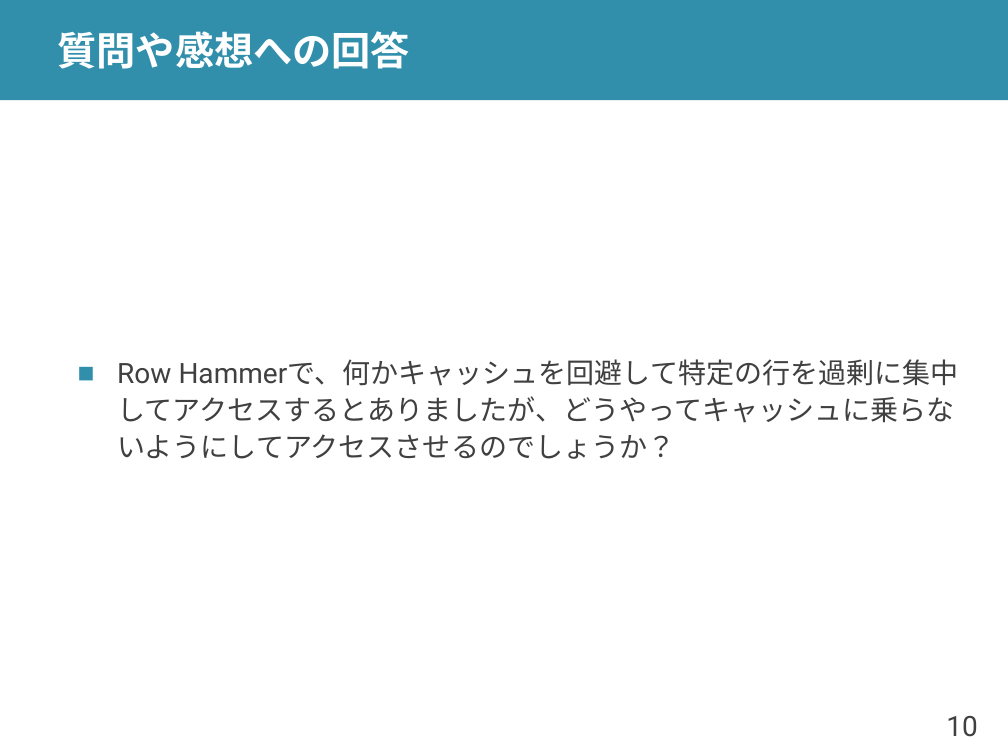
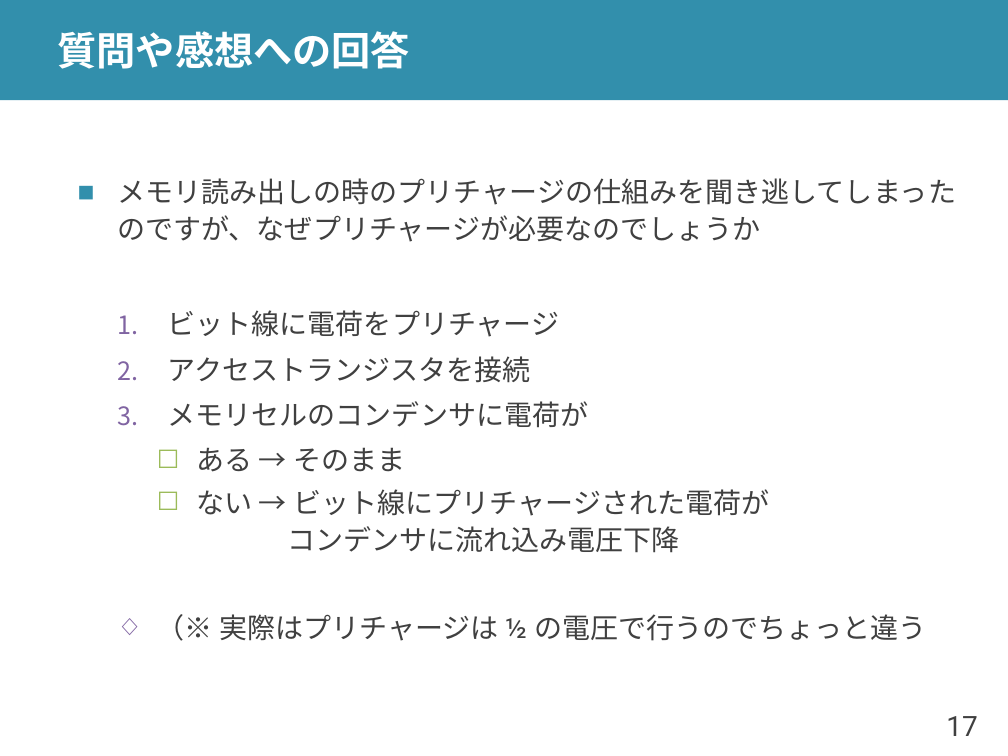
Before and after one commit to shioyadan/advanced-computer-organization, a slide deck: slide 17 of aco-shioya-08.pptx (slide 10 before the commit). Drawn at 1008x756 pixels with LibreOffice and Linux fonts; fonts in the diff are those of the drawing. Boxes give left, top, right and bottom in pixels: in the first picture for what was removed or moved away, otherwise in the second. Text is boxed around its words. In the diff, an @@ line names an element or a change of style, - is before the commit and + after.

```diff
--- a/aco-shioya-08.pptx
+++ b/aco-shioya-08.pptx
@@ text at (117,178,956,641): text changed @@
-■ Row Hammerで、何かキャッシュを回避して特定の行を過剰に集中してアクセスするとありましたが、どうやってキャッシュに乗らないようにしてアクセスさせるのでしょうか？
+■ メモリ読み出しの時のプリチャージの仕組みを聞き逃してしまったのですが、なぜプリチャージが必要なのでしょうか
+  1. ビット線に電荷をプリチャージ
+  2. アクセストランジスタを接続
+  3. メモリセルのコンデンサに電荷が
+    ☐ ある → そのまま
+    ☐ ない → ビット線にプリチャージされた電荷が
+      コンデンサに流れ込み電圧下降
+  ◇ （※ 実際はプリチャージは ½ の電圧で行うのでちょっと違う
@@ page number at (946,716,977,736): text changed @@
-10
+17
```
Also in this commit, not shown: 24 other slides changed, 7 slides added, 2 slides removed, 1 other file.
